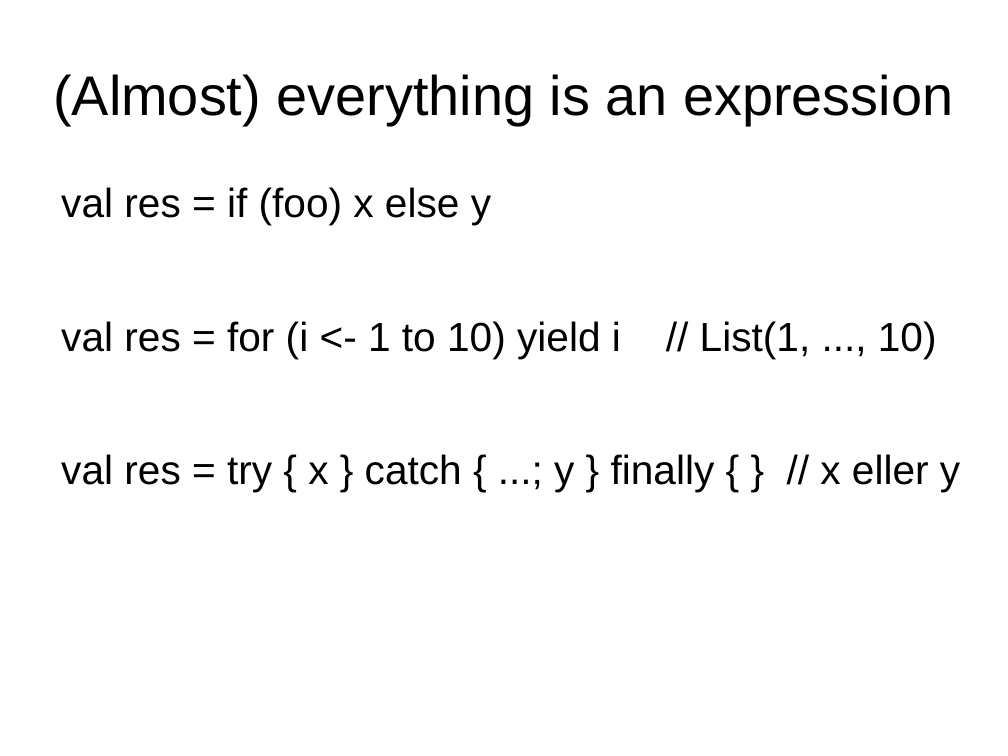
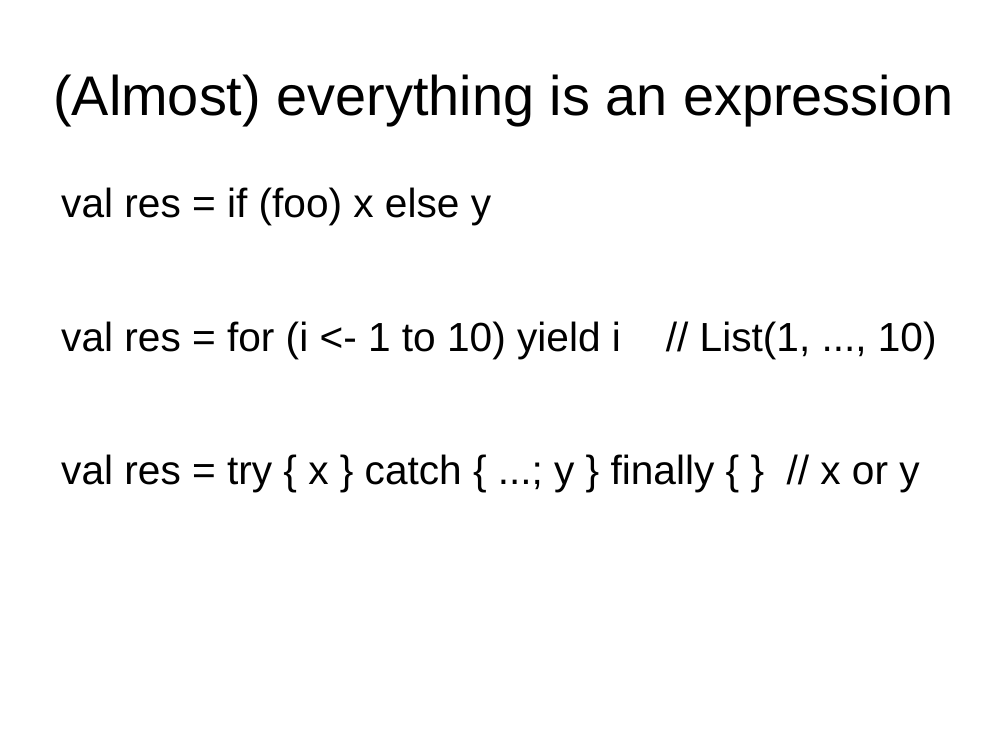
Before and after one commit to javaBin/scala-training-slides, a slide deck: slide 16 of 1.2-scala_basics.odp. Drawn at 1008x756 pixels with LibreOffice and Linux fonts; fonts in the diff are those of the drawing; background and template pictures are left out. Boxes give left, top, right and bottom in pixels: in the first picture for what was removed or moved away, otherwise in the second. Text is boxed around its words. In the diff, an @@ line names an element or a change of style, - is before the commit and + after.

```diff
--- a/1.2-scala_basics.odp
+++ b/1.2-scala_basics.odp
@@ text at box(61, 454, 919, 492): text changed @@
-val res = try { x } catch { ...; y } finally { } // x eller y
+val res = try { x } catch { ...; y } finally { } // x or y
```
Also in this commit, not shown: 1 other slide changed.
